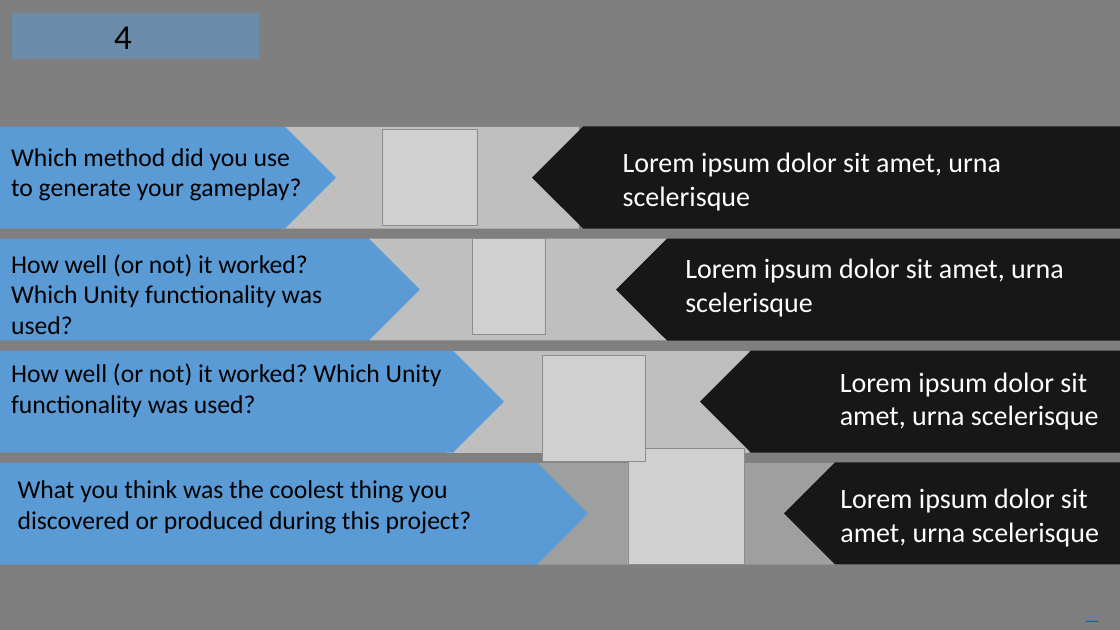
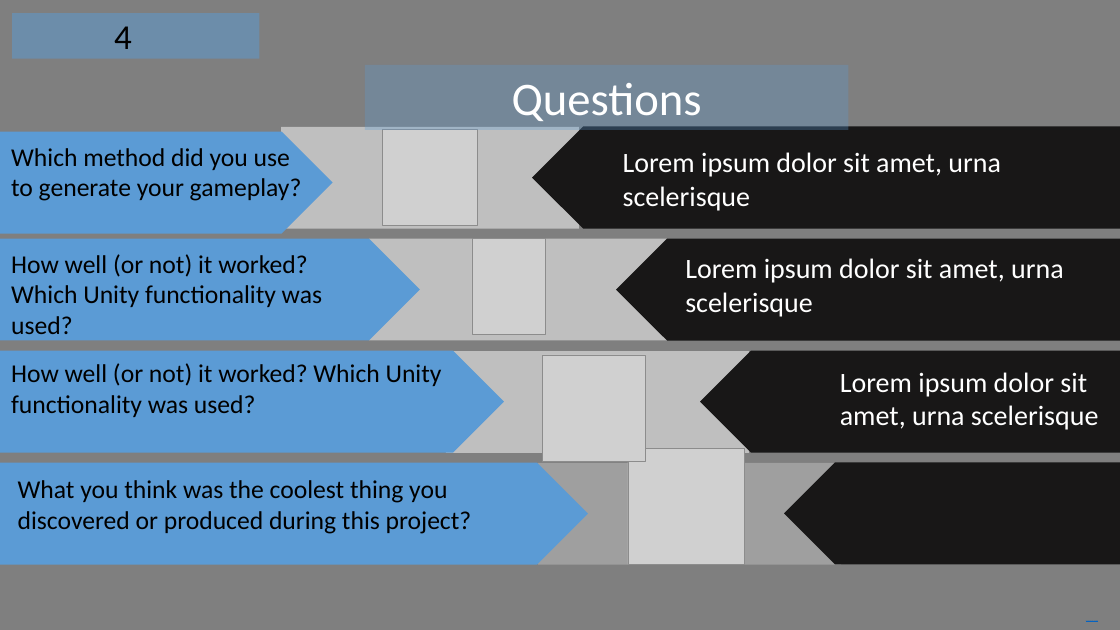
Before and after one commit to ADA-SITE-CSCI4836-2018-Fall/class-game-project-game-ops, a slide deck: slide 4 of CSCI4836-HW04-Presentation.pptx. Drawn at 1120x630 pixels with LibreOffice and Linux fonts; fonts in the diff are those of the drawing; grey boxes stand for pictures; background and template pictures are left out. Boxes give left, top, right and bottom in pixels: in the first picture for what was removed or moved away, otherwise in the second. Text is boxed around its words. In the diff, an @@ line names an element or a change of style, - is before the commit and + after.

```diff
--- a/CSCI4836-HW04-Presentation.pptx
+++ b/CSCI4836-HW04-Presentation.pptx
@@ rectangle added at [365, 65, 849, 129], fill #5B9BD5 at 30% opacity, 40 pt, text #FFFFFF @@
+Questions
@@ pentagon arrow: place and size @@
-pentagon arrow at [0, 127, 336, 229]
+pentagon arrow at [0, 132, 333, 234]
@@ text removed at [840, 488, 1099, 547] @@
-Lorem ipsum dolor sit amet, urna scelerisque
```
Also in this commit, not shown: 5 other slides changed, 4 slides removed.
